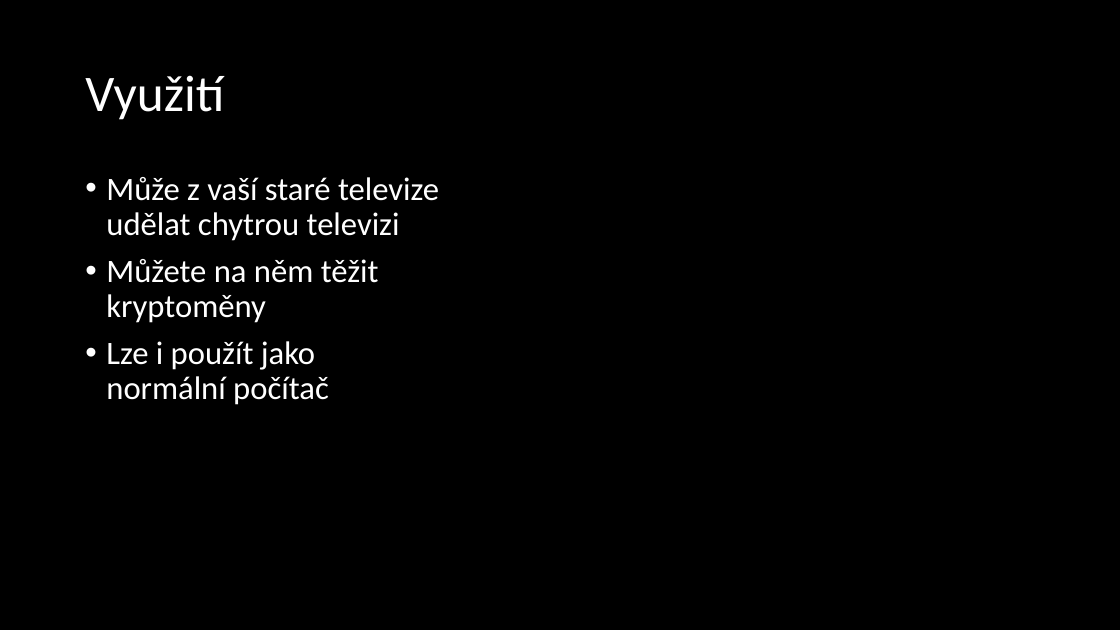
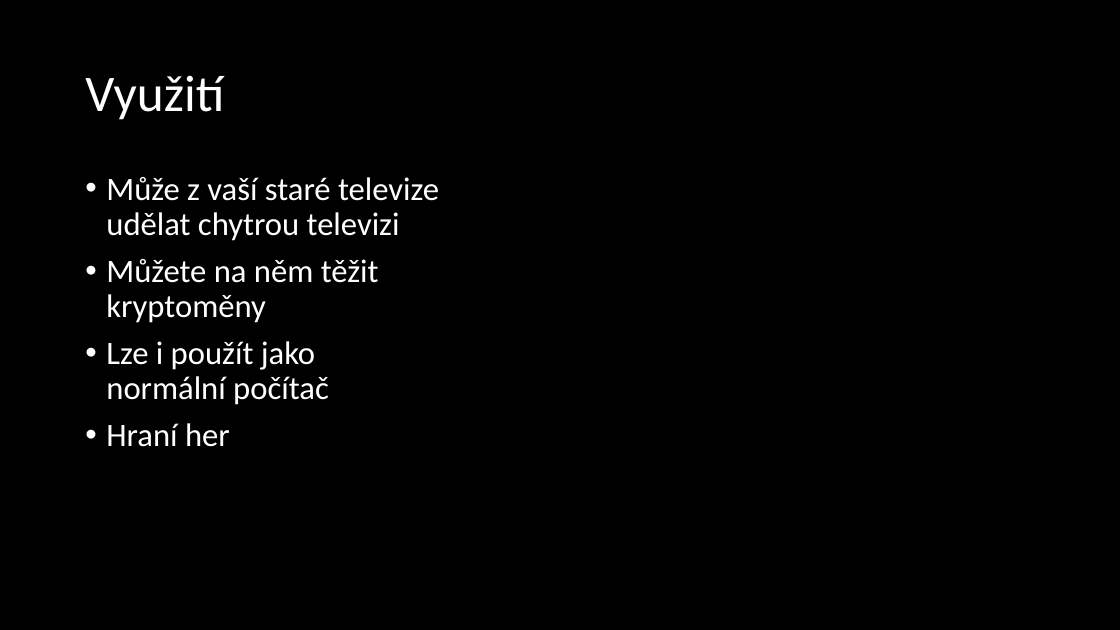
Before and after one commit to rfc79/Prezentace, a slide deck: slide 4 of formánek.ppsx. Drawn at 1120x630 pixels with LibreOffice and Linux fonts; fonts in the diff are those of the drawing. Boxes give left, top, right and bottom in pixels: in the first picture for what was removed or moved away, otherwise in the second. Text is boxed around its words. In the diff, an @@ line names an element or a change of style, - is before the commit and + after.

```diff
--- a/formánek.ppsx
+++ b/formánek.ppsx
@@ text at (106, 423, 230, 447): paragraph added @@
+• Hraní her
```
Also in this commit, not shown: 2 other slides changed, 5 slides added, 1 slide removed, 1 other file.
